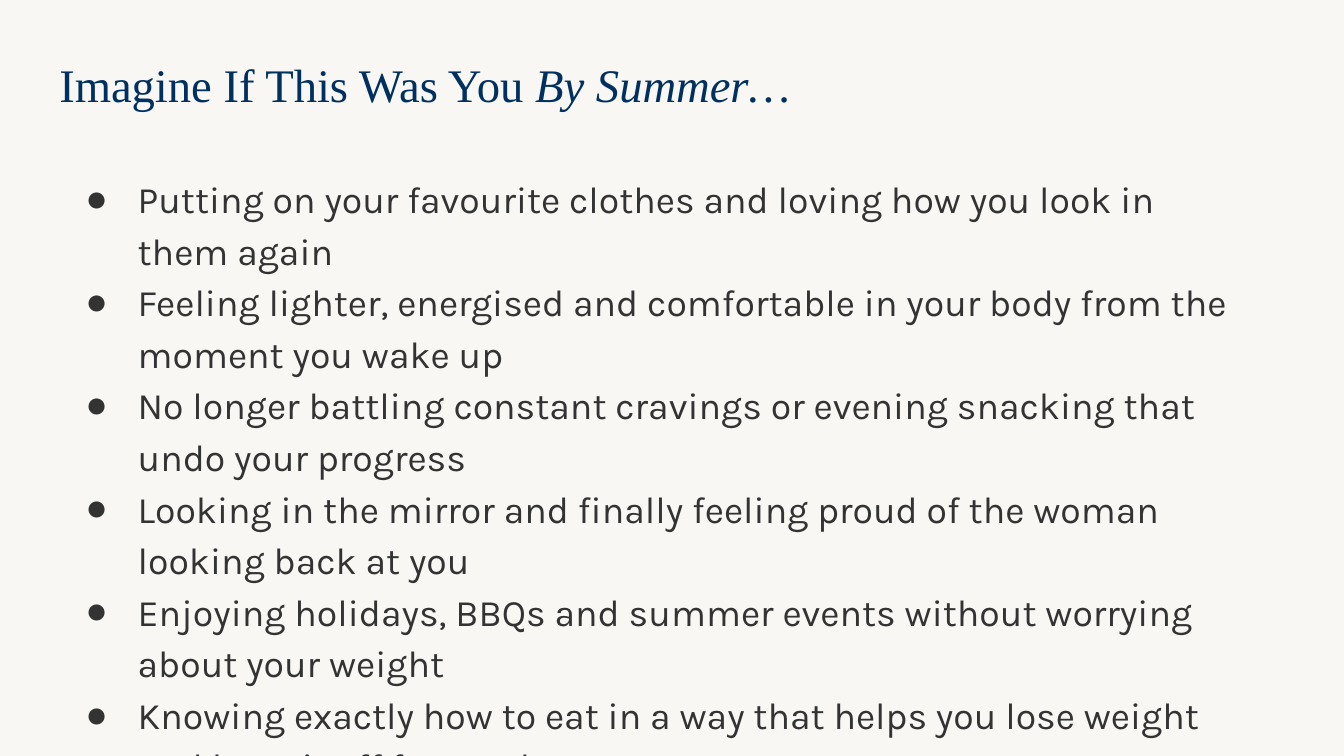
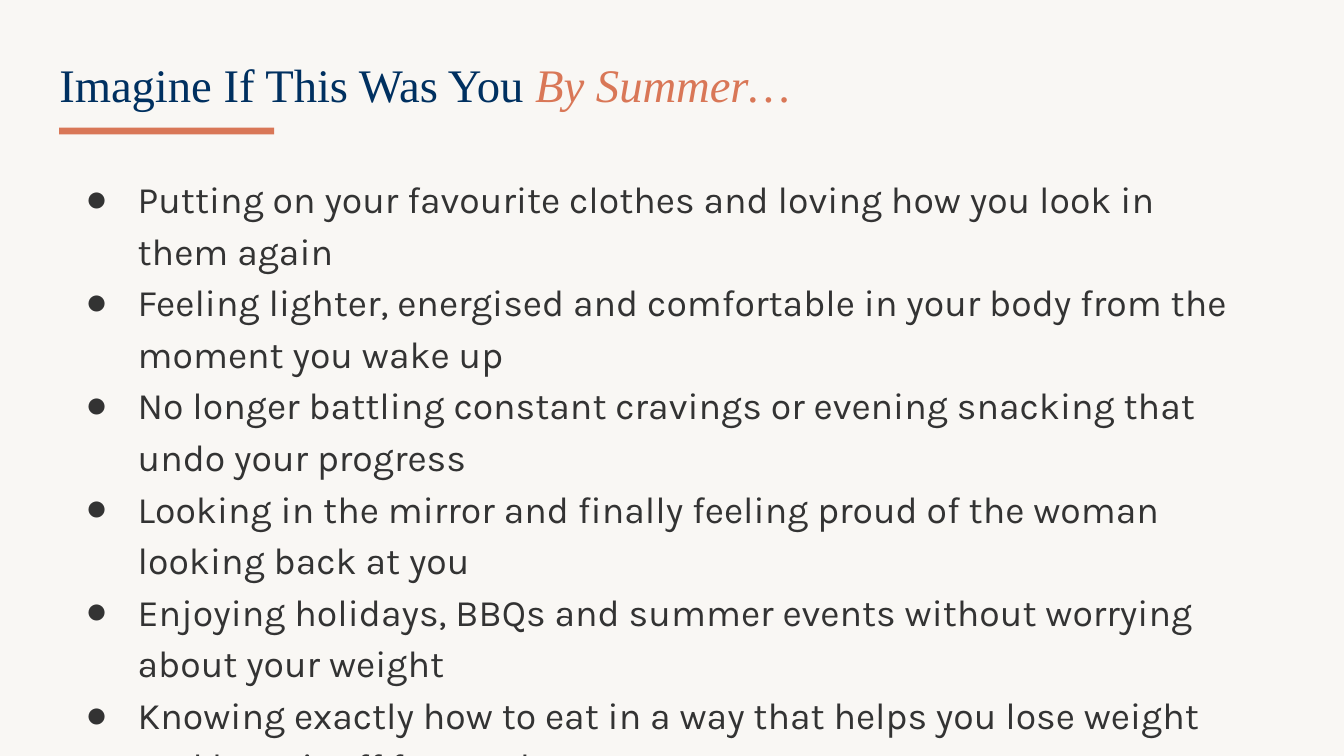
Before and after one commit to WeAreWLA/21-day-reset, a slide deck: slide 16 of wla-vip-121-launch.pptx. Drawn at 1344x756 pixels with LibreOffice and Linux fonts; fonts in the diff are those of the drawing. Boxes give left, top, right and bottom in pixels: in the first picture for what was removed or moved away, otherwise in the second. Text is boxed around its words. In the diff, an @@ line names an element or a change of style, - is before the commit and + after.

```diff
--- a/wla-vip-121-launch.pptx
+++ b/wla-vip-121-launch.pptx
@@ title "Imagine If This Was You ..." at <box>59,69,790,112</box>: text colour #003060 to #D97757 in "By Summer…" @@
@@ rectangle added at <box>59,128,274,134</box>, fill #D97757 @@
```
Also in this commit, not shown: 17 other slides changed.
